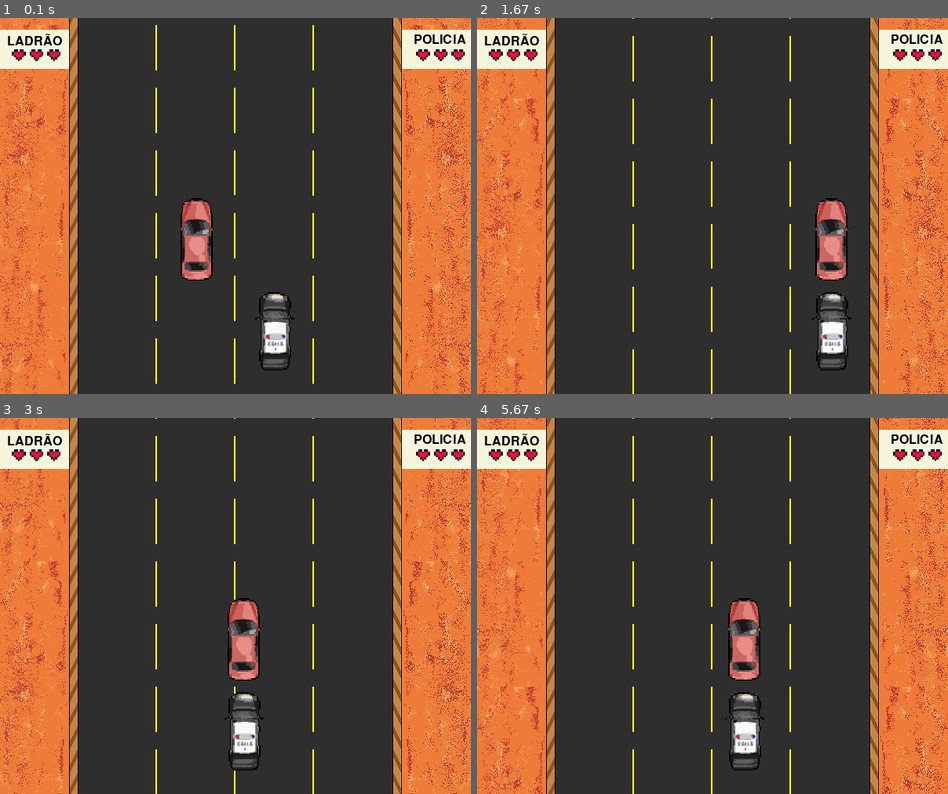
Above: before the commit, frames 1-4 (two rows, left to right).
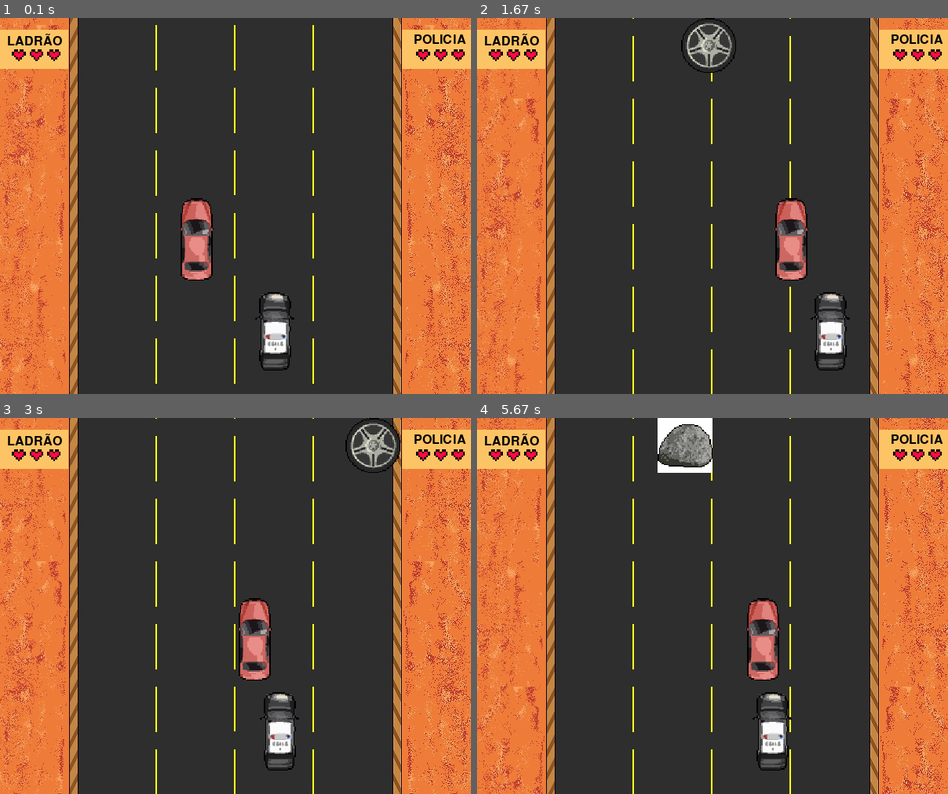
Above: after the commit, the same moments.

Repository: Fdemaiaar/PyGame_Desoft
Game: pygame game, started from main.py
Two runs of this game, one before a commit and one after it. Both use one fixed random seed, a clock stepped at 60 frames per second and the inputs below.
Inputs:
- Up to frame 1 (0.1 s): no input
- Up to frame 2 (1.67 s): hold D 0.33-0.8 s; hold Right 0.33-0.8 s; hold Right 0.83-1.3 s; hold D 0.83-1.3 s; hold Right from 1.33 s (still down); hold D from 1.33 s (still down)
- Up to frame 3 (3 s): release Right at 1.8 s; release D at 1.8 s; hold Left 1.83-2.37 s; hold A 1.83-2.37 s; hold Left 2.4-2.8 s; hold A 2.4-2.8 s; hold Right from 2.83 s (still down); hold D from 2.83 s (still down)
- Up to frame 4 (5.67 s): release Right at 3.47 s; release D at 3.47 s; hold Left 3.5-3.97 s; hold A 3.5-3.97 s; hold Right 4-4.47 s; hold D 4-4.47 s; hold Right 4.5-4.97 s; hold D 4.5-4.97 s; hold Left 5-5.53 s; hold A 5-5.53 s; hold Left from 5.57 s (still down); hold A from 5.57 s (still down)

The runs differ from the first frame. In frame 1, 2.5% of the frame differs, in the area x 0-100%, y 3-14%; in frame 2, 6.0%; in frame 3, 6.8%; in frame 4, 7.8%, in the area x 0-100%, y 0-94%.

Commit message:
obstaculos

Diff:
--- a/main.py
+++ b/main.py
@@ -1,4 +1,7 @@
+from importlib.machinery import EXTENSION_SUFFIXES
 import pygame
+import random
+import numpy as np
 import os
 
 
@@ -14,8 +17,6 @@
 ladrao_y = 230
 policia_x = 300
 policia_y = 350
-
-
 
 # criando a tela
 screen = pygame.display.set_mode((x,y))
@@ -44,7 +45,30 @@
 vida2 = pygame.transform.scale(vida2, (40,15))
 vida3 = pygame.image.load('imagens/3vidas.png').convert_alpha()
 vida3 = pygame.transform.scale(vida3, (62.5,15))
-corquad = (245,245,220)
+corquad = (253,196,101) # Cor do Quadrado
+
+# Imagens Obstáculos
+cone = pygame.image.load('imagens/cone.png').convert_alpha()
+cone = pygame.transform.scale(cone, (70,70))
+pedra = pygame.image.load('imagens/pedra.jpg').convert_alpha()
+pedra = pygame.transform.scale(pedra, (70,70))
+roda = pygame.image.load('imagens/roda.PNG').convert_alpha()
+roda = pygame.transform.scale(roda, (70,70))
+obstaculos = ["cone","pedra","roda"] # lista para entrar na função
+
+# Função que seleciona o obstáculo aleatoriamente
+def aleatorio(lista):
+    selecionado = random.choice(lista)
+    eixo_x = np.arange(110,490,30)
+    obs_x = random.choice(eixo_x)
+    obs_y = 0
+    if selecionado == "cone":
+        return screen.blit(cone, (obs_x,obs_y))
+    elif selecionado == "pedra":
+        return  screen.blit(pedra, (obs_x,obs_y))
+    elif selecionado == "roda":
+        return  screen.blit(roda, (obs_x,obs_y))
+o = 0 # Teste
 
 # Texto
 font = pygame.font.SysFont(None, 24)
@@ -76,8 +100,12 @@
     # Imagens
     screen.blit(ladrao, (ladrao_x,ladrao_y)) # Ladrão
     screen.blit(policia, (policia_x,policia_y)) # Policia
-    pygame.draw.rect(screen, corquad, pygame.Rect(0,15,88,50)) # Retângulo Vida ladrão
+    pygame.draw.rect(screen, corquad, pygame.Rect(0,15,87,50)) # Retângulo Vida ladrão
     pygame.draw.rect(screen, corquad, pygame.Rect(512,15,88,50)) # Retângulo Vida Policia
+
+    # Obstáculos
+    if o > 50: # Teste
+        aleatorio(obstaculos)
 
     # Vidas
     if batidas_lad == 0:
@@ -96,16 +124,18 @@
     # Comandos
     tecla = pygame.key.get_pressed()
     if tecla[pygame.K_RIGHT] and policia_x < 400:
-        policia_x += 3
+        policia_x += 2
     if tecla[pygame.K_LEFT] and policia_x > 102.5:
-        policia_x -= 3
+        policia_x -= 2
     if tecla[pygame.K_d] and ladrao_x < 400:
-        ladrao_x += 3
+        ladrao_x += 2
     if tecla[pygame.K_a] and ladrao_x > 102.5:
-        ladrao_x -= 3
+        ladrao_x -= 2
 
     # Texto das Vidas
     screen.blit(ladraotxt, (9, 20))
     screen.blit(policiatxt, (527, 20))
 
+    o += 1 # Teste dos obstáculos
+
     pygame.display.update()
